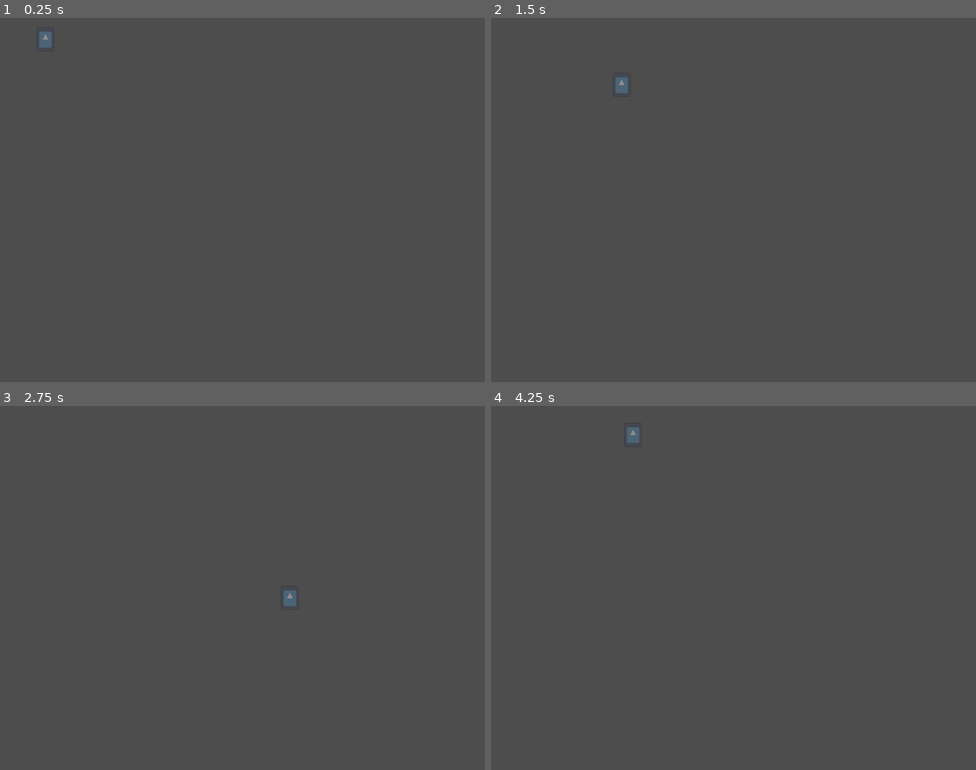
Above: before the commit, frames 1-4 (two rows, left to right).
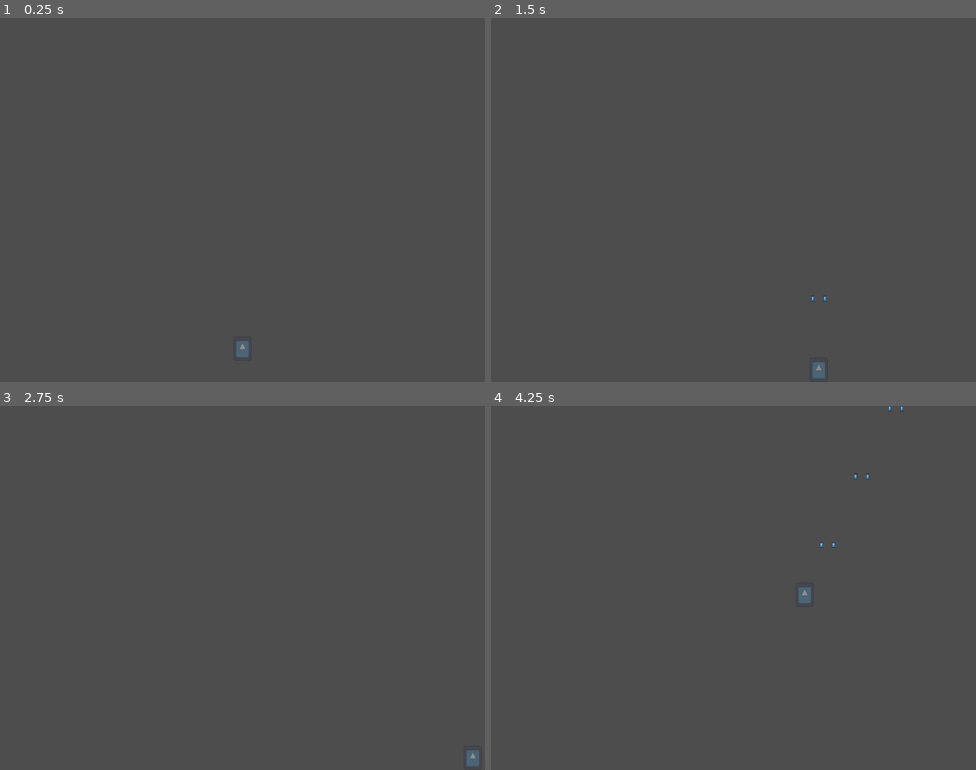
Above: after the commit, the same moments.

Repository: Utsuhoagie/Touhou-Fan-Game-Jam-13
Game: Godot game, scene res://stages/stage3/stage_3.tscn
Two runs of this game, one before a commit and one after it. Both use one fixed random seed, a clock stepped at 60 frames per second and the inputs below. This scene is started directly instead of the project's main scene. The engine's default icon, where the game draws it, is replaced by a stand-in: a white triangle on a blue panel in a dark square.
Inputs:
- Up to frame 1 (0.25 s): no input
- Up to frame 2 (1.5 s): tap Enter at 0.5 s; hold D (player_right) 0.53-1.28 s; hold Shift (player_focus) 0.53-1.28 s; hold Down (player_down) from 1.28 s (still down); tap Z (player_shoot) at 1.35 s
- Up to frame 3 (2.75 s): release Down (player_down) at 2.03 s; hold D (player_right) from 2.03 s (still down); tap X (player_swing) at 2.1 s
- Up to frame 4 (4.25 s): release D (player_right) at 2.78 s; hold Up (player_up) 2.78-3.53 s; tap Shift (player_focus) at 2.85 s; hold A (player_left) from 3.53 s (still down); hold Z (player_shoot) from 3.53 s (still down)

The runs differ from the first frame. In frame 1, 0.2% of the frame differs, in the area x 8-52%, y 3-94%; in frame 2, 0.2%; in frame 3, 0.2%; in frame 4, 0.3%, in the area x 28-85%, y 0-55%.

Commit message:
fix: clamp Player3 in screen

Diff:
--- a/entities/stage3/player3.gd
+++ b/entities/stage3/player3.gd
@@ -22,7 +22,9 @@
 func _process(delta: float) -> void:
 	handle_movement(delta)
 	handle_shoot(delta)
+
 	move_and_slide()
+	clamp_in_screen()
 
 
 func handle_movement(delta: float) -> void:
@@ -50,7 +52,6 @@
 			shot.global_position = gun.global_position
 
 
-
-
-func _unhandled_input(event: InputEvent) -> void:
-	pass
+func clamp_in_screen() -> void:
+	global_position.x = clampf(global_position.x, 32, get_viewport_rect().size.x - 32)
+	global_position.y = clampf(global_position.y, 32, get_viewport_rect().size.y - 32)
--- a/stages/stage3/stage_3.tscn
+++ b/stages/stage3/stage_3.tscn
@@ -5,3 +5,4 @@
 [node name="Stage3" type="Node2D"]
 
 [node name="Player3" parent="." instance=ExtResource("1_0v5n3")]
+position = Vector2(640, 872)
